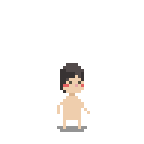
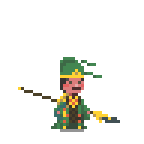
Layers edited between the first and the second 144 x 144 image:
showed group "關羽" (2 layers) over [18, 57, 120, 129]
painted on "圖層 20" over [72, 87, 81, 99]
painted on "圖層 1" over [57, 75, 90, 129]
